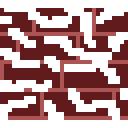
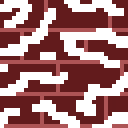
Two versions of the same layered image (128px x 128px). Layer-by-layer changes:
renamed "Layer 1" to "Layer 2", painted on it over (x1=0, y1=0, x2=128, y2=128)
